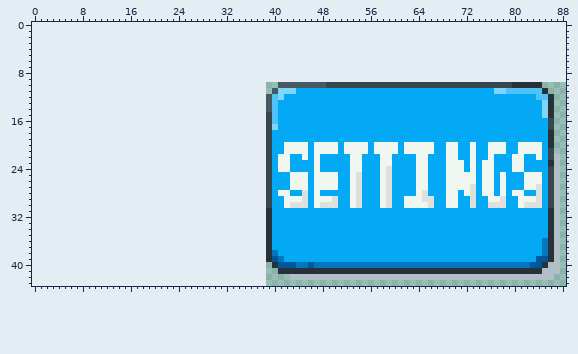
File history of a pixel-art file, sprites/pressedSettings.aseprite. Above, as it was before the edit.
50x34 pixels, 1 frame. The old version is drawn lined up with the new one, on the new canvas.
New version:
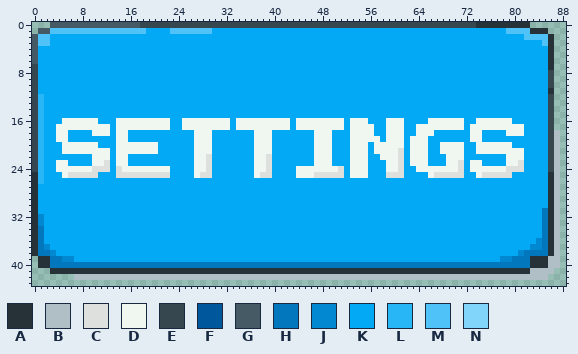
Palette (. is transparent): A #263238  B #b0bec5  C #dde0dd  D #f0f6f0  E #37474f  F #01579b  G #455a64  H #0277bd  J #0288d1  K #03a9f4  L #29b6f6  M #4fc3f7  N #81d4fa
Message: fixed settings btn aspect and kerning
Difference:
canvas 50x34 -> 89x44, the old top-left corner now at 39,10
Changed rows in their new state; - is an unchanged pixel.
first column x 0:
 0 ---GGGGGGGGGGGGGGGEEEEEEEEEEEEEEEEEEEEEEEEEEEEEEEEEEEEEEEEEEEEEEEEEEEEEEEEAAAAAAAAA-----
 1 -GGMMMMMMMMMMMMMMMMKKKKMMMMMMMKKKKKKKKKKKKKKKKKKKKKKKKKKKKKKKKKKKKKKKKKKKKKKKKKMMMMAAA--
 2 GMMKKKKKKKKKKKKKKKKKKKKKKKKKKKKKKKKKKKKKKKKKKKKKKKKKKKKKKKKKKKKKKKKKKKKKKKKKKKKKKKMMMMA-
 3 GMMKKKKKKKKKKKKKKKKKKKKKKKKKKKKKKKKKKKKKKKKKKKKKKKKKKKKKKKKKKKKKKKKKKKKKKKKKKKKKKKKKKMA-
 4 GKKKKKKKKKKKKKKKKKKKKKKKKKKKKKKKKKKKKKKKKKKKKKKKKKKKKKKKKKKKKKKKKKKKKKKKKKKKKKKKKKKKKKA-
 5 GKKKKKKKKKKKKKKKKKKKKKKKKKKKKKKKKKKKKKKKKKKKKKKKKKKKKKKKKKKKKKKKKKKKKKKKKKKKKKKKKKKKKKA-
 6 GKKKKKKKKKKKKKKKKKKKKKKKKKKKKKKKKKKKKKKKKKKKKKKKKKKKKKKKKKKKKKKKKKKKKKKKKKKKKKKKKKKKKKA-
 7 EKKKKKKKKKKKKKKKKKKKKKKKKKKKKKKKKKKKKKKKKKKKKKKKKKKKKKKKKKKKKKKKKKKKKKKKKKKKKKKKKKKKKKA-
 8 EKKKKKKKKKKKKKKKKKKKKKKKKKKKKKKKKKKKKKKKKKKKKKKKKKKKKKKKKKKKKKKKKKKKKKKKKKKKKKKKKKKKKKE-
 9 EKKKKKKKKKKKKKKKKKKKKKKKKKKKKKKKKKKKKKKKKKKKKKKKKKKKKKKKKKKKKKKKKKKKKKKKKKKKKKKKKKKKKKE-
10 EKKKKKKKKKKKKKKKKKKKKKKKKKKKKKKKKKKKKKKKKKKKKKKKKKKKKKKKKKKKKKKKKKKKKKKKKKKKKKKKKKKKKKE-
11 EKKKKKKKKKKKKKKKKKKKKKKKKKKKKKKKKKKKKKKKKKKK---------------------------------KKKKKKKKKA-
12 ELKKKKKKKKKKKKKKKKKKKKKKKKKKKKKKKKKKKKKKKK------------------------------------------KKE-
13 ELKKKKKKKKKKKKKKKKKKKKKKKKKKKKKKKKKKKKKKK--------------------------------------------KE-
14 ELKKKKKKKKKKKKKKKKKKKKKKKKKKKKKKKKKKKKKKK--------------------------------------------KE-
15 ELKKKKKKKKKKKKKKKKKKKKKKKKKKKKKKKKKKKKKKK--------------------------------------------KE-
16 ELKKKDDDDDDKKKDDDDDDDDDKKDDDDDDDDKDDDDDDDDD-DDDDDDDD-DDD---DDD----DDDDDD--DDDDDD--------
17 ELKKDDDDDDDDDKDDDDDDDDDKKDDDDDDDDKDDDDDDDDD-DDDDDDDD-DDDD--DDD--DDDDDDDD-DDDDDDDDD------
18 ELKKDDKKKKDDDKDDKKKKKKKKKKKDDDKKKKKKKDDD-------DDD---DDDD--DDD--DDD------DD----DDD----EB
19 ELKKDDKKKKKKKKDDKKKKKKKKKKKDDDKKKKKKKDDD-------DDD---DDDDD-DDD-DDD-------DD-----------EB
20 ELKKKDDDDDDKKKDDDDDDDKKKKKKDDDKKKKKKKDDD--KKKK----K-K--------DK---K-D--D-KDD---D-KKKK-EB
21 ELKKKDDDDDDDDKDDDDDDDKKKKKKDDDKKKKKKKDDD--KKKK----K-K--------CK---K-D--D-KDD---DD-KKK--B
22 ELKKKKKKKKDDDKDDKKKKKKKKKKKDDCKKKKKKKDDC-KK--K--DD-----D----DC-D-------D-K--K--D----K---
23 ELKKDDKKKKDDCKDDKKKKKKKKKKKDDCKKKKKKKDDC-KK-----DD-----D--K-DC-D-------C--DKK--D-C----E-
24 ELKKDDDDDDCCCKCDDDDDDDDKKKKDDCKKKKKKKDDC-KK-DDD-DDDC---D--KDDC----DDD--C--D--DDCCC------
25 ALKKKDCCCCCKKKCCCCCCCCCKKKKDCCKKKKKKKDCC---K--DCCCCC--DD--K-CC--KKDCCCCCKKDCCCCC--KKK-A-
26 ALKKKKKKKKKKKKKKKKKKKKKKKKKKKKKKKKKKKKKK---KKK-KKKK--KK---KK----KK---KKKKK-KK-K---KKK-A-
27 AKKKKKKKKKKKKKKKKKKKKKKKKKKKKKKKKKKKKKKK---KKK-KKKK--KK---KK----KK---KKKKK-KK-K---KKK-A-
28 AKKKKKKKKKKKKKKKKKKKKKKKKKKKKKKKKKKKKKKK-KK--K-K-----KK---KK----KK---KK-KK-KK-K-KK--K-A-
29 AKKKKKKKKKKKKKKKKKKKKKKKKKKKKKKKKKKKKKKK--KKKK-KKKK--KK---KK--KKKKK--KK--K--KKK--KKKK-A-
30 AKKKKKKKKKKKKKKKKKKKKKKKKKKKKKKKKKKKKKKK--KKKK-KKKK--KK---KK--KKKKK--KK--K--KKK--KKKK-A-
31 AKKKKKKKKKKKKKKKKKKKKKKKKKKKKKKKKKKKKKKK---------------------------------------------H--
32 AJKKKKKKKKKKKKKKKKKKKKKKKKKKKKKKKKKKKKKK---------------------------------------------H--
33 AJKKKKKKKKKKKKKKKKKKKKKKKKKKKKKKKKKKKKKK---------------------------------------------H--
34 AHKKKKKKKKKKKKKKKKKKKKKKKKKKKKKKKKKKKKKK---------------------------------------------H--
35 AHKKKKKKKKKKKKKKKKKKKKKKKKKKKKKKKKKKKKKK---------------------------------------------H--
36 AHKKKKKKKKKKKKKKKKKKKKKKKKKKKKKKKKKKKKKK--------------------------------------------J---
37 AHJKKKKKKKKKKKKKKKKKKKKKKKKKKKKKKKKKKKKK-------------------------------------------JJ---
38 AHHJKKKKKKKKKKKKKKKKKKKKKKKKKKKKKKKKKKKKK----------------------------------------JHHH---
39 -AAHHJJKKKKKKKKKKKKKKKKKKKKKKKKKKKKKKKKKKK------------------------------------JJHHHAAAB-
40 -AAHHHHHHHHHHHHHHHHHHHHHHHHHHHHHHHHHHHHHHHHH--H------------------------------------AA---
41 ---AAAAAAAAAAAAAAAAAAAAAAAAAAAAAAAAAAAAAA------------------------------------------BB--.
42 -------BBBBBBBBBBBBBBBBBBBBBBBBBBBBBBBBBBBB-------------------------------------------.-
Pixel boxes of the changes (left, top, right, bottom) in both pictures:
changed: (32, 22, 560, 280)
